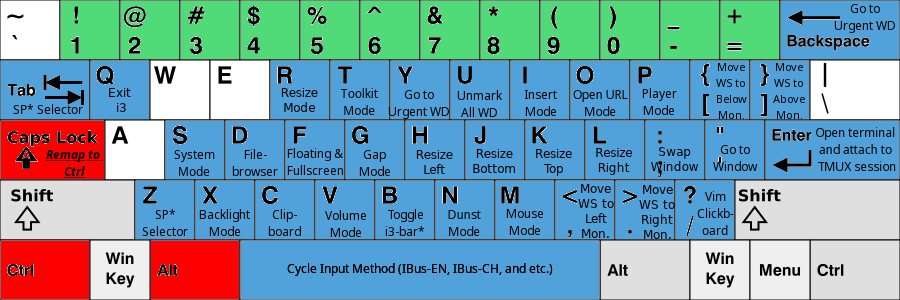
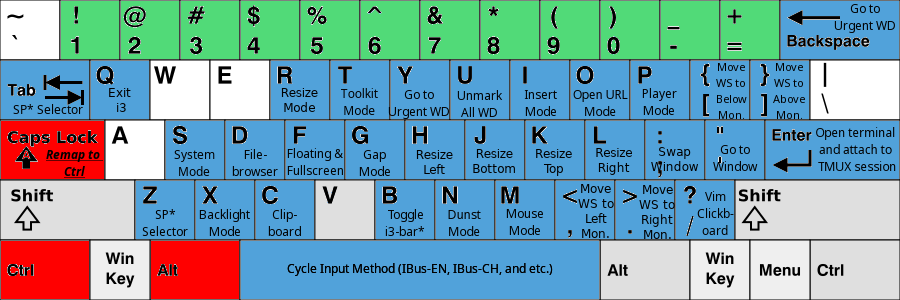
Before/after of a 900×300 layered artwork. What changed in the layer stack:
removed layer "Volume ..." over [325, 210, 366, 237]
painted on "KB_United_States-NoAltGr.svg" over [316, 181, 374, 239]
